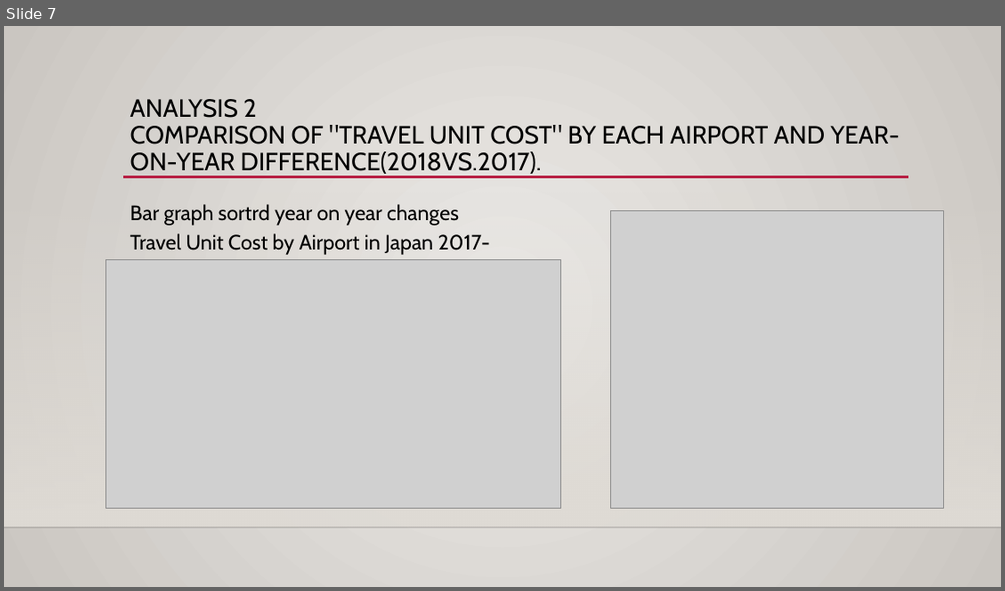
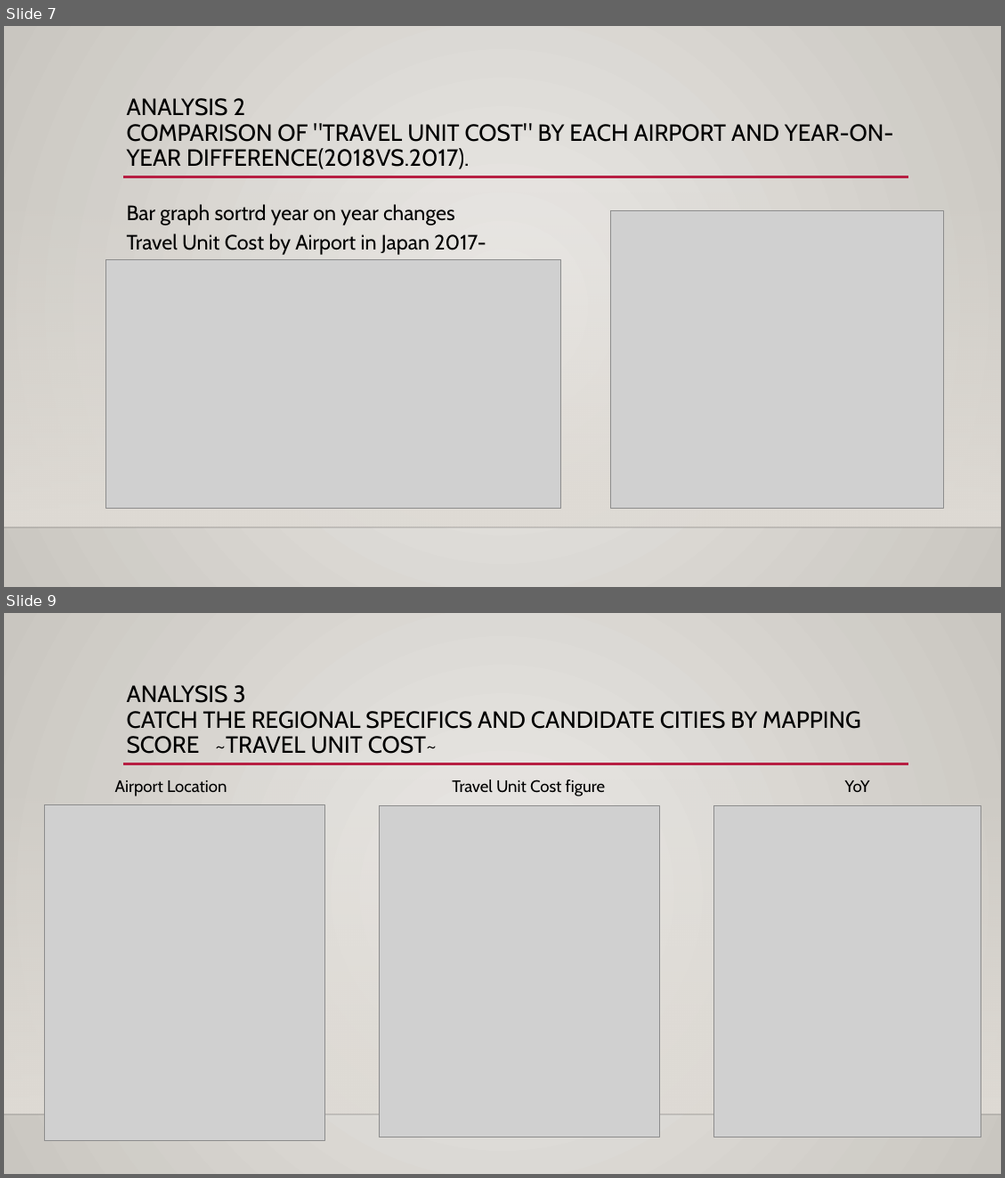
Before and after one commit to Tomokuri/gitforcoursera, a slide deck: Which_Airport_to_build_a_new_restaurant.pptx. Shown one above the other, each under a label of ours: slide 7 before the commit, slides 7 and 9 after it; the slides between them are not shown. The pictures are 1005x591 and 1005x1178 pixels, drawn with LibreOffice and Linux fonts; fonts in the diff are those of the drawing; grey boxes stand for pictures; background and template pictures are left out. Boxes give left, top, right and bottom in pixels: in the first picture for what was removed or moved away, otherwise in the second. Text is boxed around its words. In the diff, an @@ line names an element or a change of style, - is before the commit and + after.

```diff
--- a/Which_Airport_to_build_a_new_restaurant.pptx
+++ b/Which_Airport_to_build_a_new_restaurant.pptx
@@ slide 9 added at [4, 613, 1001, 1174], background gradient #ECEAE7 to #C9C6C0; not listed: 3 template elements that a slide beside it also shows @@
@@ title added at [127, 685, 861, 754], 22.6 pt, text #000000 @@
+ANALYSIS 3
+CATCH THE REGIONAL SPECIFICS AND CANDIDATE CITIES BY MAPPING SCORE ~TRAVEL UNIT COST~
@@ text added at [115, 780, 226, 796], 16 pt, text #000000 @@
+Airport Location
@@ text added at [452, 779, 605, 796], 16 pt, text #000000 @@
+Travel Unit Cost figure
@@ text added at [845, 780, 870, 792], 16 pt, text #000000 @@
+YoY
@@ picture added at [44, 804, 324, 1141] @@
@@ picture added at [379, 806, 659, 1137] @@
@@ picture added at [713, 806, 980, 1136] @@
@@ slide 7 changed as well @@
@@ background gradient #ECEAE7 to #CAC7C1 to gradient #ECEAE7 to #C9C6C0 @@
@@ title "ANALYSIS 2 COMPARISON OF "TRAVEL ..." at [127, 98, 894, 169]: size 24 to 22.6 pt @@
@@ text "Bar graph sortrd year on ...": place and size @@
-text "Bar graph sortrd year on ..." at [130, 204, 490, 255]
+text "Bar graph sortrd year on ..." at [127, 204, 485, 255]
```
Also in this commit, not shown: 9 other slides changed, 1 other slide added.
